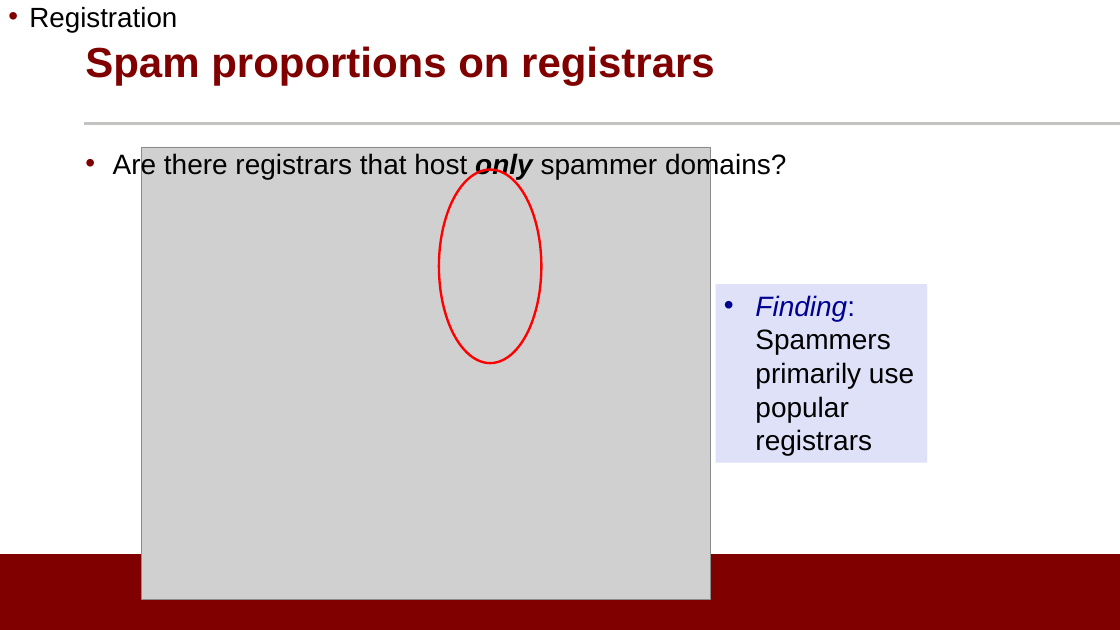
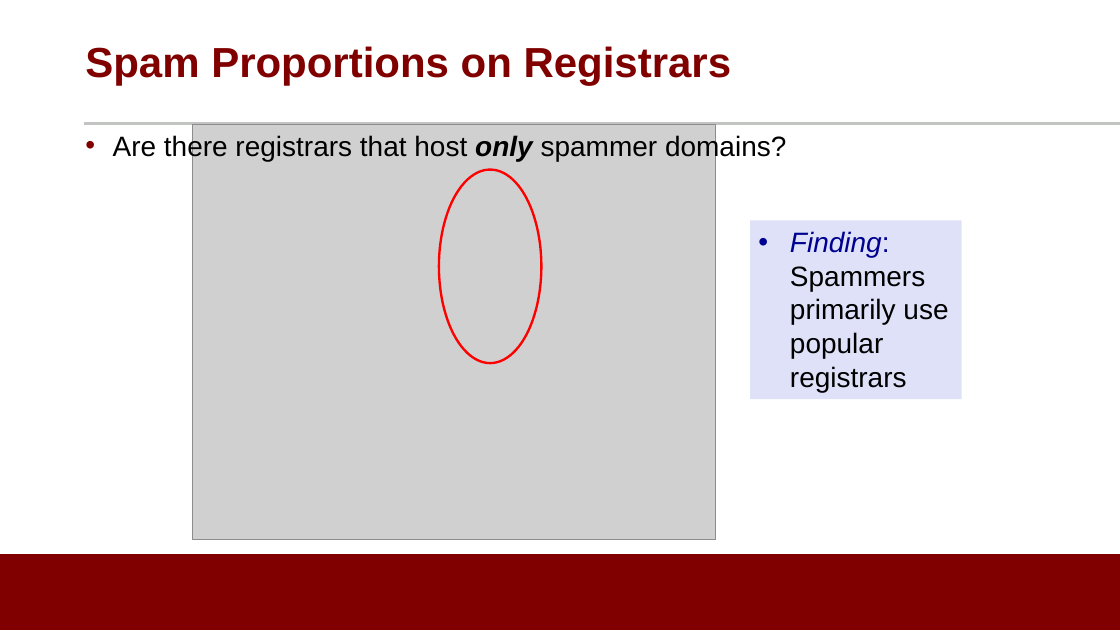
Before and after one commit to noise-lab/ML-Cybersecurity, a slide deck: slide 13 of module-3/ppt/3.2-Supervised Learning.pptx. Drawn at 1120x630 pixels with LibreOffice and Linux fonts; fonts in the diff are those of the drawing; grey boxes stand for pictures; background and template pictures are left out. Boxes give left, top, right and bottom in pixels: in the first picture for what was removed or moved away, otherwise in the second. Text is boxed around its words. In the diff, an @@ line names an element or a change of style, - is before the commit and + after.

```diff
--- a/module-3/ppt/3.2-Supervised Learning.pptx
+++ b/module-3/ppt/3.2-Supervised Learning.pptx
@@ text removed at <box>29,7,177,32</box> @@
-• Registration
@@ title at <box>85,46,732,86</box>: text changed @@
-Spam proportions on registrars
+Spam Proportions on Registrars
@@ text "Are there registrars that host ...": place and size @@
-text "Are there registrars that host ..." at <box>113,152,786,179</box>
+text "Are there registrars that host ..." at <box>113,134,786,161</box>
@@ picture: place and size @@
-picture at <box>142,147,712,600</box>
+picture at <box>193,124,716,540</box>
@@ rectangle "Finding: Spammers primarily use popular ...": place and size @@
-rectangle "Finding: Spammers primarily use popular ..." at <box>716,284,928,463</box>
+rectangle "Finding: Spammers primarily use popular ..." at <box>750,220,962,399</box>
```
Also in this commit, not shown: 15 other slides changed.
